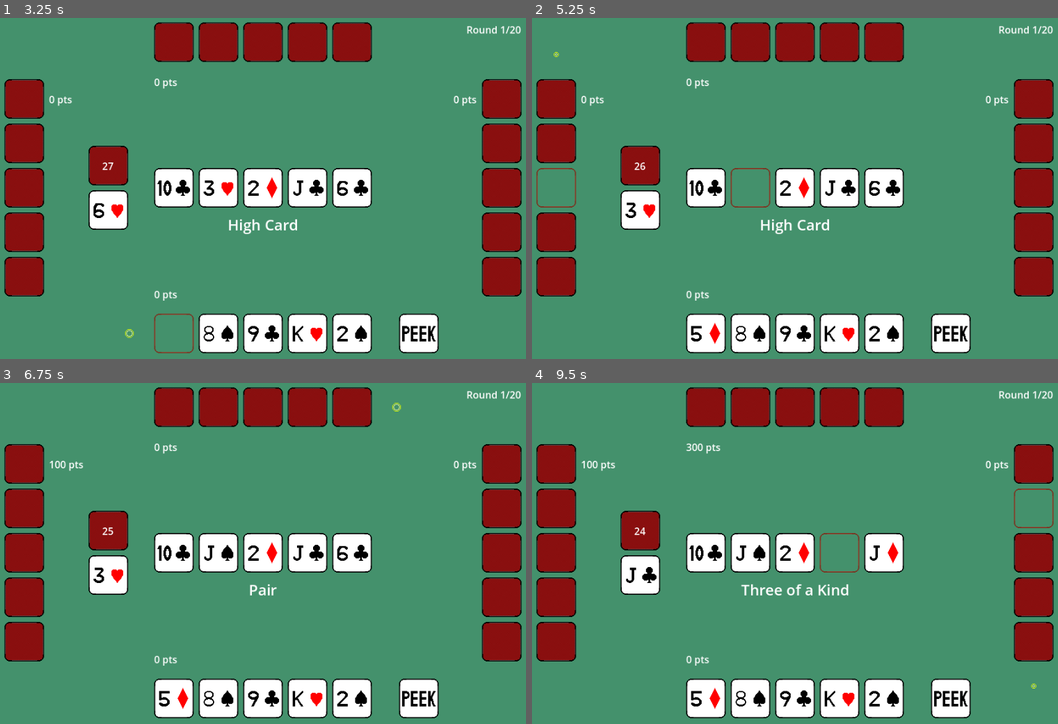
Above: before the commit, frames 1-4 (two rows, left to right).
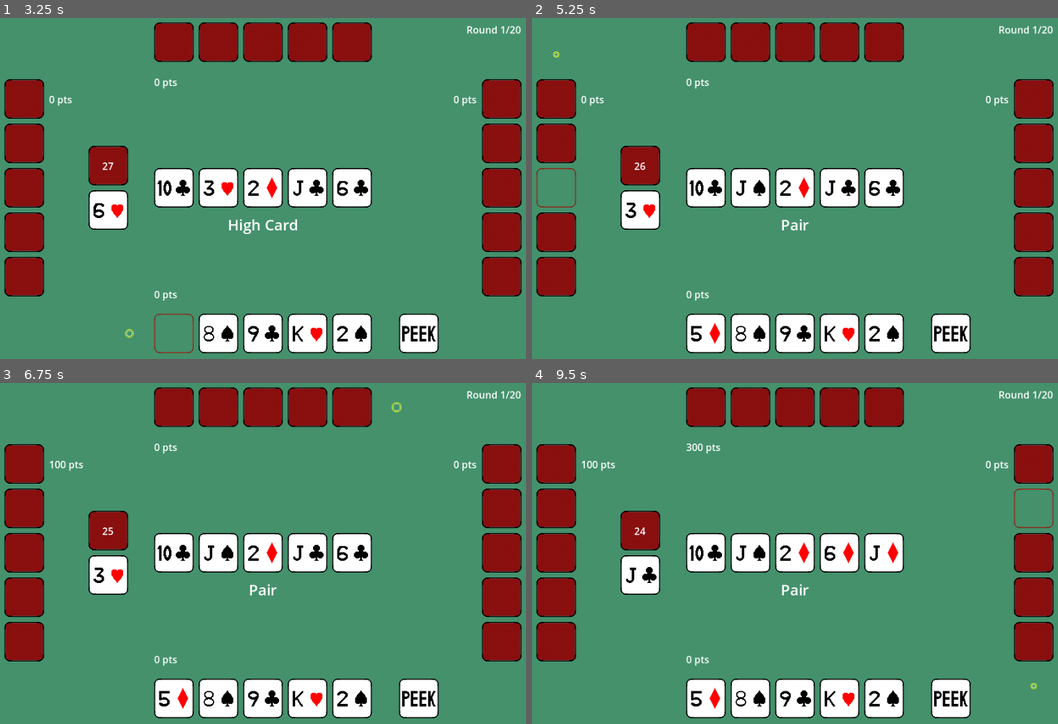
Above: after the commit, the same moments.

Repository: fitzgeraldkd/peeky-poker
Game: Godot game, scene res://scenes/main.tscn
Same seed, same stepped clock (60 frames per second), same inputs: the game is played once before the commit and once after it.
Inputs:
- Up to frame 1 (3.25 s): hold Right (right) 0.53-1.28 s; tap Space (select) every 0.75 s from 0.6 to 2.85 s; hold X (back) 1.28-2.03 s; hold Right (right) 2.03-2.78 s; hold Up (up) from 2.78 s (still down)
- Up to frame 2 (5.25 s): release Up (up) at 3.53 s; hold Left (left) 3.53-5.03 s; tap Space (select) at 3.6, 4.35, 5.1 s; hold X (back) from 5.03 s (still down)
- Up to frame 3 (6.75 s): release X (back) at 5.78 s; hold Right (right) 5.78-6.53 s; tap Space (select) at 5.85, 6.6 s; tap Enter at 6.5 s; hold Up (up) from 6.53 s (still down)
- Up to frame 4 (9.5 s): release Up (up) at 7.28 s; hold Right (right) 7.28-8.03 s; tap Space (select) at 7.35, 8.1, 8.85 s; hold X (back) 8.03-8.78 s; hold Left (left) from 8.78 s (still down)

Frame 1 is identical in both runs. In frame 2, 1.1% of the frame differs, in the area x 3-57%, y 9-64%; in frame 3, less than 0.1%; in frame 4, 1.2%, in the area x 39-97%, y 43-90%.
Error after the commit: Out of bounds get index '0' (on base: 'Array[Node]') (res://scenes/player.gd:93)

Commit message:
Use up and down for select and back

Diff:
--- a/scenes/player.gd
+++ b/scenes/player.gd
@@ -33,14 +33,14 @@
 			prev_community_card.emit()
 		elif Input.is_action_just_pressed("right"):
 			next_community_card.emit()
-		elif Input.is_action_just_pressed("back"):
+		elif Input.is_action_just_pressed("back") or Input.is_action_just_pressed("down"):
 			unstage_card()
-		elif Input.is_action_just_pressed("select"):
+		elif Input.is_action_just_pressed("select") or Input.is_action_just_pressed("up"):
 			play_card()
 	elif is_hovering_peek:
 		if Input.is_action_just_pressed("left"):
 			unhover_peek()
-		elif Input.is_action_just_pressed("select"):
+		elif Input.is_action_just_pressed("select") or Input.is_action_just_pressed("up"):
 			play_peek()
 	else:
 		if Input.is_action_just_pressed("left"):
@@ -48,7 +48,7 @@
 		elif Input.is_action_just_pressed("right"):
 			if not $Hand.next_card():
 				hover_peek()
-		elif Input.is_action_just_pressed("select"):
+		elif Input.is_action_just_pressed("select") or Input.is_action_just_pressed("up"):
 			stage_card()
 
 func reset():
